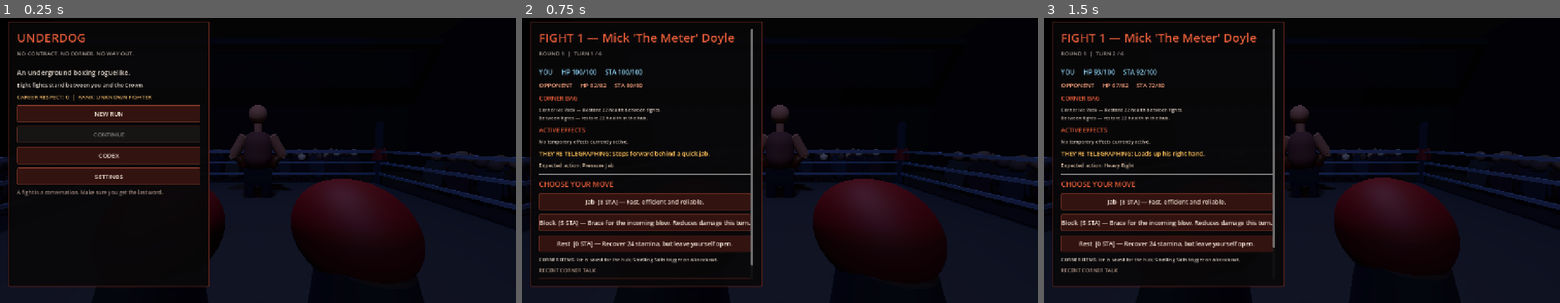
Above: before the commit, frames 1-3 (left to right).
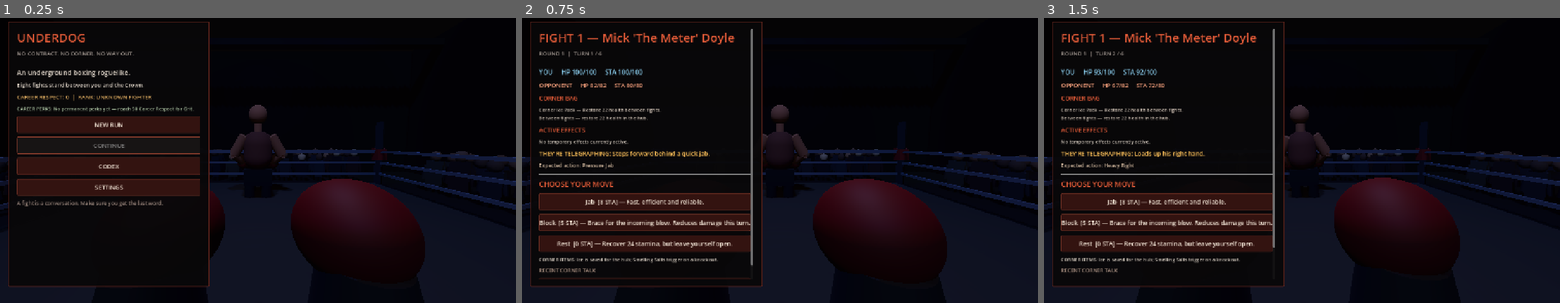
Above: after the commit, the same moments.

Repository: sedhehe/TheLastRound
Game: Godot game, scene res://scenes/main.tscn
The game is run twice, just before and just after one commit, with the same random seed, the same clock (stepped at 60 frames per second) and the same inputs.
Inputs:
- Up to frame 1 (0.25 s): no input
- Up to frame 2 (0.75 s): click "NEW RUN" at 0.5 s
- Up to frame 3 (1.5 s): click "Jab [8 STA] — Fast, efficient…" at 1.25 s

The runs differ from the first frame. In frame 1, 6.9% of the frame differs, in the area x 3-39%, y 30-67%; in frame 2, nothing differs; in frame 3, nothing differs.

Commit message:
Add permanent Respect career perks and clarify Smelling Salts status

Diff:
--- a/scripts/main.gd
+++ b/scripts/main.gd
@@ -412,6 +412,7 @@
 	_label("An underground boxing roguelike.", 17)
 	_label("Eight fights stand between you and the Crown.", 14)
 	_label("CAREER RESPECT: %d  |  RANK: %s" % [lifetime_respect, _respect_rank()], 14, Color(0.88, 0.68, 0.38))
+	_label("CAREER PERKS: " + _career_perk_summary(), 12, Color(0.72, 0.82, 0.68))
 
 	_button("NEW RUN", _new_run)
 	_button(
@@ -472,6 +473,7 @@
 		"heart": false,
 		"knockdowns": 0
 	}
+	_apply_career_perks()
 
 	_start_fight()
 
@@ -605,6 +607,13 @@
 	return " | ".join(details)
 
 
+func _show_salts_status() -> void:
+	if revive_used:
+		_label("LAST STAND: SMELLING SALTS SPENT — revive already used.", 13, Color(0.95, 0.62, 0.35))
+	elif inventory.has("salts"):
+		_label("LAST STAND READY: SMELLING SALTS — automatic revive at 0 HP, restores 30 HP.", 13, Color(0.55, 0.85, 0.65))
+
+
 func _show_item_summary(include_active_effects: bool) -> void:
 	_label("CORNER BAG", 15, Color(0.9, 0.36, 0.22))
 
@@ -623,19 +632,6 @@
 				12,
 				Color(0.78, 0.73, 0.68)
 			)
-
-	if revive_used:
-		_label(
-			"SMELLING SALTS: SPENT — your one revive has been used this run.",
-			13,
-			Color(0.95, 0.62, 0.35)
-		)
-	elif inventory.has("salts"):
-		_label(
-			"SMELLING SALTS: READY — automatic revive at 0 HP (restores 30 HP). No button needed.",
-			13,
-			Color(0.55, 0.85, 0.65)
-		)
 
 	var active_effects: Array[String] = []
 
@@ -696,6 +692,7 @@
 		16,
 		Color(0.55, 0.82, 0.95)
 	)
+	_show_salts_status()
 	_label(
 		"OPPONENT     HP %d/%d     STA %d/%d" % [
 			int(enemy.get("health", 0)),
@@ -1490,6 +1487,8 @@
 	_label("MOVES: " + ", ".join(owned_moves))
 
 	_show_item_summary(false)
+	_show_salts_status()
+	_label("CAREER EDGE: " + _career_perk_summary(), 12, Color(0.72, 0.82, 0.68))
 
 	_button("ENTER THE RING", _start_fight)
 	_button(
@@ -1724,6 +1723,36 @@
 	return "UNKNOWN FIGHTER"
 
 
+func _apply_career_perks() -> void:
+	# Permanent, cumulative career rewards. Applied only when a fresh run starts;
+	# Continue loads the already-modified saved fighter and must not stack them.
+	if lifetime_respect >= 50:
+		player.max_health += 5.0
+		player.health += 5.0
+	if lifetime_respect >= 200:
+		player.max_stamina += 5.0
+		player.stamina += 5.0
+	if lifetime_respect >= 500:
+		player.damage += 1.0
+	if lifetime_respect >= 1000:
+		player.defence += 1.0
+
+
+func _career_perk_summary() -> String:
+	var perks: Array[String] = []
+	if lifetime_respect >= 50:
+		perks.append("Grit (+5 max HP)")
+	if lifetime_respect >= 200:
+		perks.append("Conditioning (+5 max stamina)")
+	if lifetime_respect >= 500:
+		perks.append("Power (+1 damage)")
+	if lifetime_respect >= 1000:
+		perks.append("Guard (+1 defence)")
+	if perks.is_empty():
+		return "No permanent perks yet — reach 50 Career Respect for Grit."
+	return " | ".join(perks)
+
+
 func _save_meta() -> void:
 	lifetime_respect += respect
 	var data := {"respect_total": lifetime_respect}
